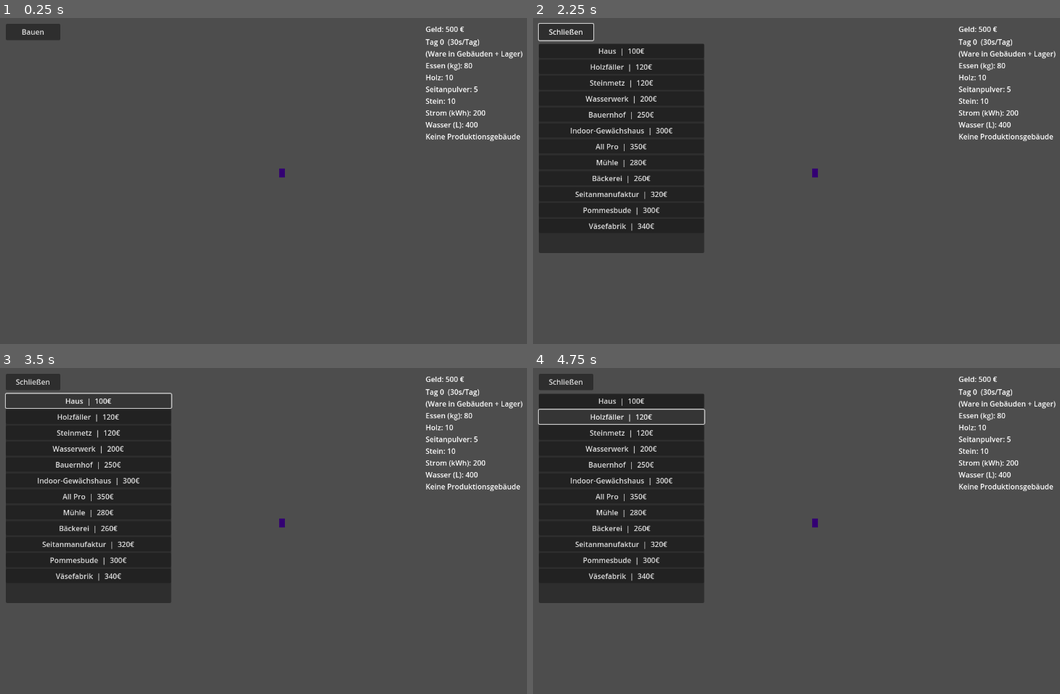
Above: before the commit, frames 1-4 (two rows, left to right).
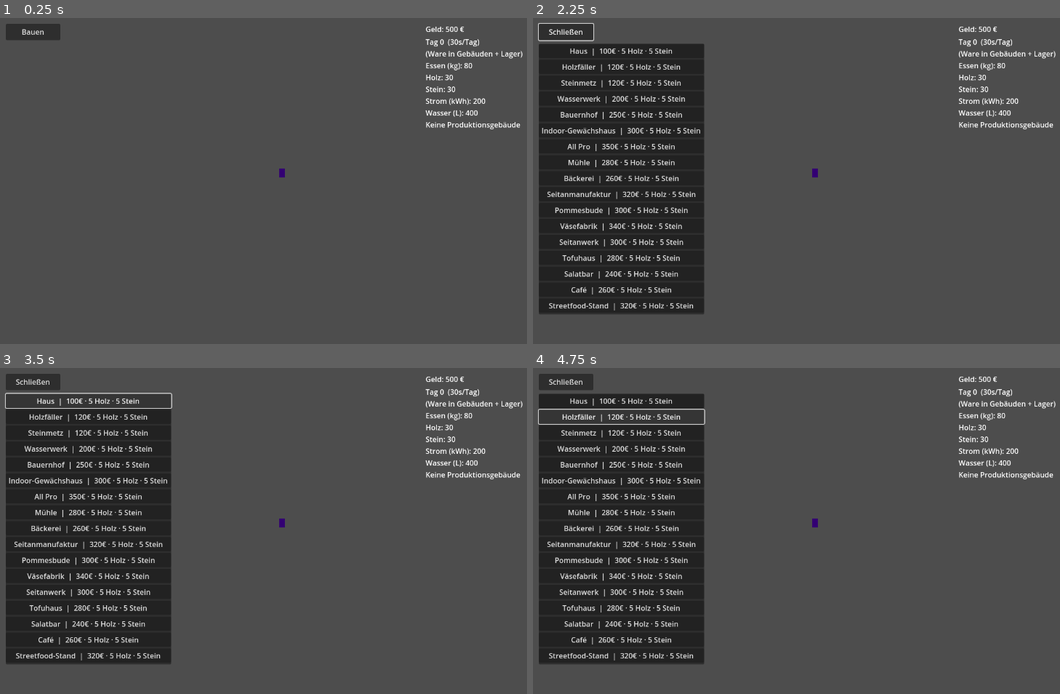
Above: after the commit, the same moments.

Repository: leonardwolf23-bot/vegangame
Game: Godot game, scene res://scenes/main.tscn
Two runs of this game, one before a commit and one after it. Both use one fixed random seed, a clock stepped at 60 frames per second and the inputs below.
Inputs (mouse positions are in pixels of both pictures, inside the frame that each line leads up to):
- Up to frame 1 (0.25 s): no input
- Up to frame 2 (2.25 s): click "Bauen" at 0.5 s; click "Schließen" at 1.25 s; tap Enter at 2 s; move the mouse to (949, 164) at 2.02 s; hold D from 2.03 s (still down); tap 1 at 2.1 s; click (949, 164) at 2.17 s
- Up to frame 3 (3.5 s): release D at 2.75 s; click (89, 400) at 2.75 s, where only the run before the commit has a clickable "Haus | 100€"
- Up to frame 4 (4.75 s): click (622, 400) at 3.5 s, where only the run after the commit has a clickable "Haus | 100€ · 5 Holz · 5 Stein"; click (622, 416) at 4.25 s, where only the run before the commit has a clickable "Holzfäller | 120€"

The runs differ from the first frame. In frame 1, 0.7% of the frame differs, in the area x 80-99%, y 17-38%; in frame 2, 9.3%, in the area x 1-99%, y 9-91%; in frame 3, 9.3%; in frame 4, 9.3%.
Error in both runs: Cannot call method 'get_source' on a null value. (res://scripts/building_placer.gd:107)

Commit message:
Expand production chains and add wood/stone building costs
- All buildings cost 5 holz + 5 stein plus money (refunded 50% on sell)
- New buildings: Seitanwerk, Tofuhaus, Salatbar, Café, Streetfood-Stand
- Cleaner seitan chain: Bauernhof → Seitanwerk → Seitanmanufaktur
- Building menu and placer check/spend resource costs
- Start stock: 30 holz, 30 stein

Co-authored-by: leonardwolf23-bot <leonardwolf23-bot@users.noreply.github.com>

Diff:
--- a/scripts/autoload/building_catalog.gd
+++ b/scripts/autoload/building_catalog.gd
@@ -1,6 +1,8 @@
 extends Node
 ## Autoload: Alle Gebäude, Rezepte und Produktionsmodi.
 
+
+const BUILD_RESOURCE_COSTS: Dictionary = {"holz": 5, "stein": 5}
 
 const BUILDINGS: Array[Dictionary] = [
 	{
@@ -152,13 +154,13 @@
 			{
 				"id": "seitanwuerste",
 				"label": "Seitanwürste",
-				"inputs": {"seitanpulver": 2.0, "kichererbsenmehl": 2.0},
+				"inputs": {"seitanpulver": 3.0},
 				"outputs": {"seitanwuerste": 4.0},
 			},
 			{
 				"id": "seitansteaks",
 				"label": "Seitansteaks",
-				"inputs": {"seitanpulver": 2.0, "kichererbsenmehl": 2.0},
+				"inputs": {"seitanpulver": 3.0, "kichererbsenmehl": 1.0},
 				"outputs": {"seitansteaks": 3.0},
 			},
 		],
@@ -195,6 +197,125 @@
 			{"id": "kaese", "label": "Väse (Käse)", "inputs": {"cashewkerne": 4.0}, "outputs": {"kaese": 3.0}},
 		],
 		"default_modes": ["kaese"],
+	},
+	{
+		"id": "seitanwerk",
+		"name": "Seitanwerk",
+		"kind": "processor",
+		"source_id": 12,
+		"atlas_coords": Vector2i(0, 0),
+		"size": Vector2i(1, 1),
+		"footprint": Vector2i(3, 3),
+		"footprint_offset": Vector2i(-1, -2),
+		"cost": 300,
+		"recipes": [
+			{
+				"id": "seitanpulver",
+				"label": "Seitanpulver",
+				"inputs": {"weizen": 4.0, "kichererbsen": 4.0},
+				"outputs": {"seitanpulver": 5.0},
+			},
+		],
+		"default_modes": ["seitanpulver"],
+	},
+	{
+		"id": "tofuhaus",
+		"name": "Tofuhaus",
+		"kind": "processor",
+		"source_id": 13,
+		"atlas_coords": Vector2i(0, 0),
+		"size": Vector2i(1, 1),
+		"footprint": Vector2i(3, 3),
+		"footprint_offset": Vector2i(-1, -2),
+		"cost": 280,
+		"recipes": [
+			{"id": "tofu", "label": "Tofu", "inputs": {"sojabohnen": 6.0}, "outputs": {"tofu": 5.0}},
+			{
+				"id": "raeuchertofu",
+				"label": "Räuchertofu",
+				"inputs": {"sojabohnen": 8.0, "hafer": 2.0},
+				"outputs": {"raeuchertofu": 4.0},
+			},
+		],
+		"default_modes": ["tofu"],
+	},
+	{
+		"id": "salatbar",
+		"name": "Salatbar",
+		"kind": "processor",
+		"source_id": 14,
+		"atlas_coords": Vector2i(0, 0),
+		"size": Vector2i(1, 1),
+		"footprint": Vector2i(3, 3),
+		"footprint_offset": Vector2i(-1, -2),
+		"cost": 240,
+		"recipes": [
+			{
+				"id": "salat",
+				"label": "Großer Salat",
+				"inputs": {"eisbergsalat": 3.0, "tomaten": 2.0},
+				"outputs": {"salat": 6.0},
+			},
+			{
+				"id": "salat_mit_avocado",
+				"label": "Salat mit Avocado",
+				"inputs": {"eisbergsalat": 2.0, "avocados": 2.0, "tomaten": 1.0},
+				"outputs": {"salat": 5.0},
+			},
+		],
+		"default_modes": ["salat"],
+	},
+	{
+		"id": "cafe",
+		"name": "Café",
+		"kind": "processor",
+		"source_id": 15,
+		"atlas_coords": Vector2i(0, 0),
+		"size": Vector2i(1, 1),
+		"footprint": Vector2i(3, 3),
+		"footprint_offset": Vector2i(-1, -2),
+		"cost": 260,
+		"recipes": [
+			{
+				"id": "fruehstueck",
+				"label": "Frühstück",
+				"inputs": {"hafermilch": 3.0, "broetchen": 2.0},
+				"outputs": {"fruehstueck": 4.0},
+			},
+			{
+				"id": "soja_cappuccino",
+				"label": "Soja-Cappuccino",
+				"inputs": {"sojamilch": 4.0, "hafer": 1.0},
+				"outputs": {"fruehstueck": 3.0},
+			},
+		],
+		"default_modes": ["fruehstueck"],
+	},
+	{
+		"id": "streetfood",
+		"name": "Streetfood-Stand",
+		"kind": "processor",
+		"source_id": 16,
+		"atlas_coords": Vector2i(0, 0),
+		"size": Vector2i(1, 1),
+		"footprint": Vector2i(3, 3),
+		"footprint_offset": Vector2i(-1, -2),
+		"cost": 320,
+		"recipes": [
+			{
+				"id": "tofu_burger",
+				"label": "Tofu-Burger",
+				"inputs": {"tofu": 2.0, "broetchen": 1.0, "eisbergsalat": 1.0},
+				"outputs": {"streetfood": 4.0},
+			},
+			{
+				"id": "seitan_wrap",
+				"label": "Seitan-Wrap",
+				"inputs": {"seitanwuerste": 2.0, "tomaten": 1.0, "eisbergsalat": 1.0},
+				"outputs": {"streetfood": 3.0},
+			},
+		],
+		"default_modes": ["tofu_burger"],
 	},
 ]
 
@@ -211,6 +332,30 @@
 
 func get_cost(building: Dictionary) -> int:
 	return int(building.get("cost", 0))
+
+
+func get_resource_costs(building: Dictionary) -> Dictionary:
+	if building.has("resource_costs"):
+		return building["resource_costs"].duplicate()
+	return BUILD_RESOURCE_COSTS.duplicate()
+
+
+func can_afford(building: Dictionary) -> bool:
+	if not GameState.can_afford(get_cost(building)):
+		return false
+	return ProductionManager.has_resources(get_resource_costs(building))
+
+
+func spend_build_cost(building: Dictionary) -> bool:
+	if not can_afford(building):
+		return false
+	var money_cost := get_cost(building)
+	if not GameState.spend(money_cost):
+		return false
+	if not ProductionManager.spend_resources(get_resource_costs(building)):
+		GameState.add_money(money_cost)
+		return false
+	return true
 
 
 func get_income(building: Dictionary) -> int:
@@ -268,4 +413,15 @@
 
 
 func get_button_label(building: Dictionary) -> String:
-	return "%s  |  %d€" % [building.get("name", "Gebäude"), get_cost(building)]
+	var extras: PackedStringArray = []
+	var money := get_cost(building)
+	if money > 0:
+		extras.append("%d€" % money)
+	var resources := get_resource_costs(building)
+	if float(resources.get("holz", 0.0)) > 0.0:
+		extras.append("%d Holz" % int(resources["holz"]))
+	if float(resources.get("stein", 0.0)) > 0.0:
+		extras.append("%d Stein" % int(resources["stein"]))
+	if extras.is_empty():
+		return str(building.get("name", "Gebäude"))
+	return "%s  |  %s" % [building.get("name", "Gebäude"), " · ".join(extras)]
--- a/scripts/autoload/resource_catalog.gd
+++ b/scripts/autoload/resource_catalog.gd
@@ -36,6 +36,11 @@
 	"hummus": "Hummus",
 	"guacamole": "Guacamole",
 	"kaese": "Väse (Käse)",
+	"tofu": "Tofu",
+	"raeuchertofu": "Räuchertofu",
+	"salat": "Salat",
+	"fruehstueck": "Frühstück",
+	"streetfood": "Streetfood",
 }
 
 
@@ -48,7 +53,6 @@
 		"strom": 200.0,
 		"essen": 80.0,
 		"wasser": 400.0,
-		"holz": 10.0,
-		"stein": 10.0,
-		"seitanpulver": 5.0,
+		"holz": 30.0,
+		"stein": 30.0,
 	}
--- a/scripts/building_menu_ui.gd
+++ b/scripts/building_menu_ui.gd
@@ -139,4 +139,4 @@
 	for i in _building_buttons.size():
 		var building: Dictionary = BuildingCatalog.get_building(i)
 		_building_buttons[i].text = BuildingCatalog.get_button_label(building)
-		_building_buttons[i].disabled = (i == _selected_index) or not GameState.can_afford(BuildingCatalog.get_cost(building))
+		_building_buttons[i].disabled = (i == _selected_index) or not BuildingCatalog.can_afford(building)
--- a/scripts/building_placer.gd
+++ b/scripts/building_placer.gd
@@ -84,7 +84,7 @@
 func _can_place_building(tile: Vector2i, building: Dictionary) -> bool:
 	if not _grid.can_place_building(tile, building):
 		return false
-	return GameState.can_afford(BuildingCatalog.get_cost(building))
+	return BuildingCatalog.can_afford(building)
 
 
 func _update_ghost() -> void:
@@ -121,8 +121,7 @@
 	if not _can_place_building(origin, building):
 		return
 
-	var cost: int = BuildingCatalog.get_cost(building)
-	if not GameState.spend(cost):
+	if not BuildingCatalog.spend_build_cost(building):
 		return
 
 	var layer: TileMapLayer = _grid.building_layer
@@ -166,6 +165,12 @@
 	if refund > 0:
 		GameState.add_money(refund)
 
+	var resource_costs: Dictionary = data.get("resource_costs", {})
+	for resource_id in resource_costs:
+		var resource_refund := int(float(resource_costs[resource_id]) * sell_refund_factor)
+		if resource_refund > 0:
+			ProductionManager.add_resources({resource_id: float(resource_refund)})
+
 
 func _get_ghost_offset() -> Vector2:
 	if not _grid or not _grid.building_layer:
--- a/scripts/citizen.gd
+++ b/scripts/citizen.gd
@@ -130,7 +130,7 @@
 		print("Citizen Pfad: %s -> %s (%d Schritte)" % [from_tile, to_tile, _path_tiles.size()])
 
 	for tile in _path_tiles:
-		_path_waypoints.append(_grid.tile_to_world(tile))
+		_path_waypoints.append(_grid.tile_to_walk_world(tile))
 
 	if _path_waypoints.is_empty():
 		push_warning("Citizen: Kein begehbarer Pfad von %s nach %s" % [from_tile, to_tile])
--- a/scripts/grid_manager.gd
+++ b/scripts/grid_manager.gd
@@ -260,6 +260,7 @@
 		"foot_origin": foot_origin,
 		"building_index": building_index,
 		"cost": BuildingCatalog.get_cost(building),
+		"resource_costs": BuildingCatalog.get_resource_costs(building),
 		"income": BuildingCatalog.get_income(building),
 	}
 
Not shown, changed: README.md
